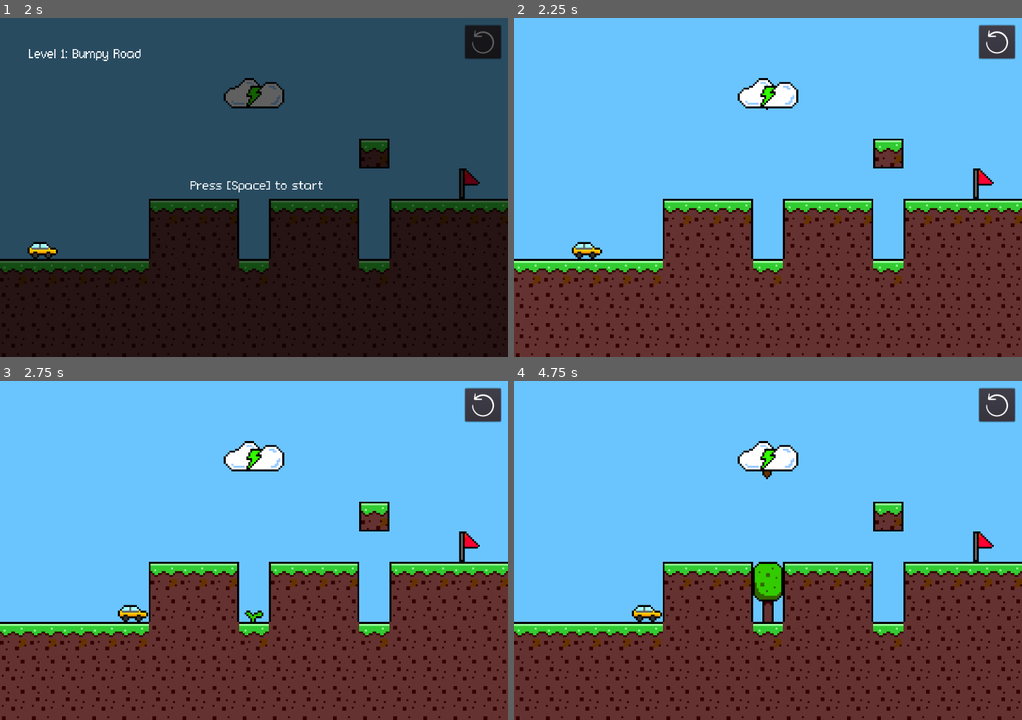
Above: before the commit, frames 1-4 (two rows, left to right).
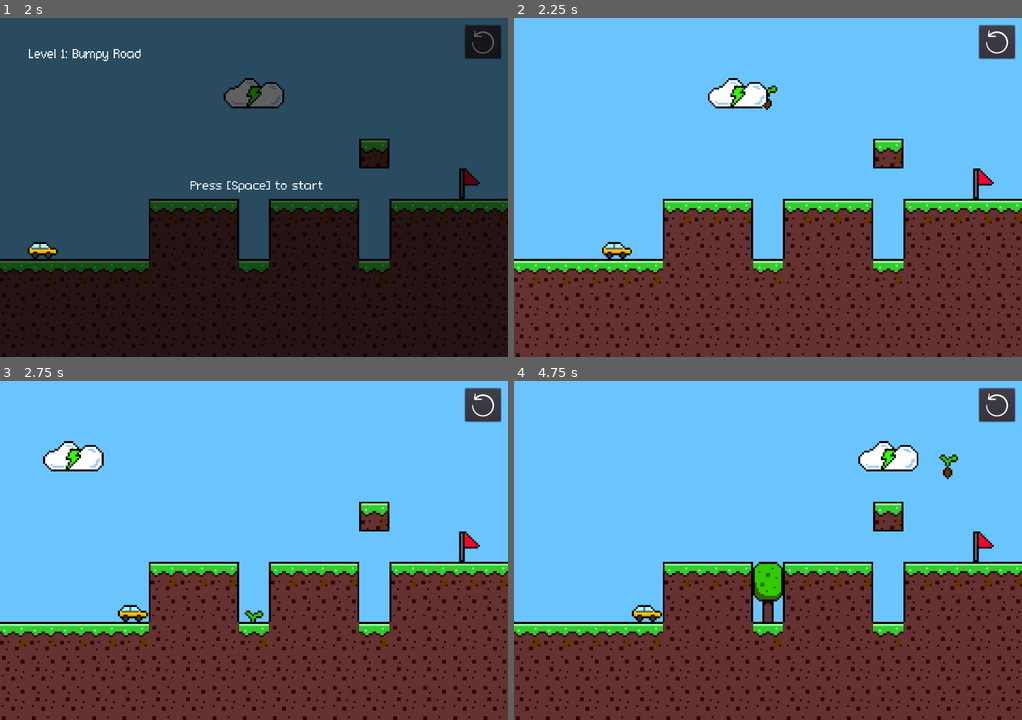
Above: after the commit, the same moments.

Repository: shiroxkuro77/Gamecraft2022
Game: Godot game, scene res://scene/game_start.tscn
Same seed, same stepped clock (60 frames per second), same inputs: the game is played once before the commit and once after it.
Inputs (mouse positions are in pixels of both pictures, inside the frame that each line leads up to):
- Up to frame 1 (2 s): tap Space (execute) at 0.5, 0.8 s; hold Right (move_right) 0.53-1.25 s; tap C (c) at 0.6 s; click (482, 41) at 1.25 s
- Up to frame 2 (2.25 s): tap Space (execute) at 2, 2.1 s; hold Left (move_left) from 2.03 s (still down)
- Up to frame 3 (2.75 s): keep holding Left (move_left); tap X (x) at 2.3 s
- Up to frame 4 (4.75 s): release Left (move_left) at 2.78 s; hold Right (move_right) 2.78-4.28 s; tap X (x) at 2.85 s; tap Z (z) at 3.05, 3.6 s; tap C (c) at 3.8, 4.35 s; hold Left (move_left) from 4.28 s (still down); tap Space (execute) at 4.55 s

Frame 1 is identical in both runs. In frame 2, 1.5% of the frame differs, in the area x 11-56%, y 17-72%; in frame 3, 1.7%; in frame 4, 1.8%, in the area x 44-88%, y 17-29%.

Commit message:
Make car movement smoother

Diff:
--- a/scene/Level4.tscn
+++ b/scene/Level4.tscn
@@ -10,6 +10,7 @@
 [ext_resource path="res://scene/Tree.tscn" type="PackedScene" id=8]
 [ext_resource path="res://assets/arrows/arrow_reset.png" type="Texture" id=9]
 [ext_resource path="res://audio/Move-Forward.mp3" type="AudioStream" id=10]
+[ext_resource path="res://scene/Tornado.tscn" type="PackedScene" id=11]
 
 [sub_resource type="ConvexPolygonShape2D" id=13]
 points = PoolVector2Array( 0, 0, 64, 0, 64, 64, 0, 64 )
@@ -424,6 +425,9 @@
 [node name="Level4" type="Node2D"]
 script = ExtResource( 7 )
 
+[node name="Tornado" parent="." instance=ExtResource( 11 )]
+position = Vector2( 865, 480 )
+
 [node name="Cloud" parent="." instance=ExtResource( 5 )]
 position = Vector2( 544, 160 )
 
--- a/script/Car.gd
+++ b/script/Car.gd
@@ -7,7 +7,7 @@
 var moving = false
 var unitBlock = 64
 var time = 0
-const TIME_PERIOD = 0.3
+const TIME_PERIOD = 0.1
 var Direction = "Right"
 var isOnPlatform = false
 var oldParent
--- a/script/Cloud.gd
+++ b/script/Cloud.gd
@@ -14,24 +14,33 @@
 var animated_sprite
 var persistent_state
 
+var time = 0
+const TIME_PERIOD = 0.1
+
+func _timer(delta):
+	time += delta
+	if time > TIME_PERIOD:
+		time = 0
+		return true
+	return false
 
 # Called every frame. 'delta' is the elapsed time since the previous frame.
 func _process(delta):
 	if is_ready == false:
 		return
 
-	if Input.is_action_just_pressed("move_left"):
-		if global_position.x > 32:
-			global_position.x -= unitBlock
-	elif Input.is_action_just_pressed("move_right"):
-		if global_position.x < get_viewport_rect().size.x * 1.5 - 32:
-			global_position.x += unitBlock
-	elif Input.is_action_just_pressed("z"):
+	if _timer(delta):
+		if Input.is_action_pressed("move_left"):
+			if global_position.x > 32:
+				global_position.x -= unitBlock
+		elif Input.is_action_pressed("move_right"):
+			if global_position.x < get_viewport_rect().size.x * 1.5 - 32:
+				global_position.x += unitBlock
+	if Input.is_action_just_pressed("z"):
 		emit_signal("switchToTree")
-
-	elif Input.is_action_just_pressed("x"):
+	if Input.is_action_just_pressed("x"):
 		emit_signal("switchToTornado")
-	elif Input.is_action_just_pressed("c"):
+	if Input.is_action_just_pressed("c"):
 		emit_signal("switchToLightning")
 
 
--- a/script/LightningCloud.gd
+++ b/script/LightningCloud.gd
@@ -20,7 +20,12 @@
 		$AnimatedSprite.stop()
 		$AnimatedSprite.hide()
 		has_lightning = false
+
+
+	elif Input.is_action_just_pressed("execute"):
 		if lightning_ray.is_colliding():
+			changeSpriteSize(lightning_ray, lightning_ray.get_collision_point())
+
 			#Deletes seed/tree
 			if lightning_ray.get_collider().name == "SeedBody":
 				#Play tree animation
@@ -29,9 +34,6 @@
 				#Destroy tree
 				lightning_ray.get_collider().burn()
 
-	elif Input.is_action_just_pressed("execute"):
-		if lightning_ray.is_colliding():
-			changeSpriteSize(lightning_ray, lightning_ray.get_collision_point())
 		$AnimatedSprite.show()
 		$LightningTimer.start()
 		$AnimatedSprite.play()
Not shown: 1 places in scene/Level4.tscn that only renumber resources
